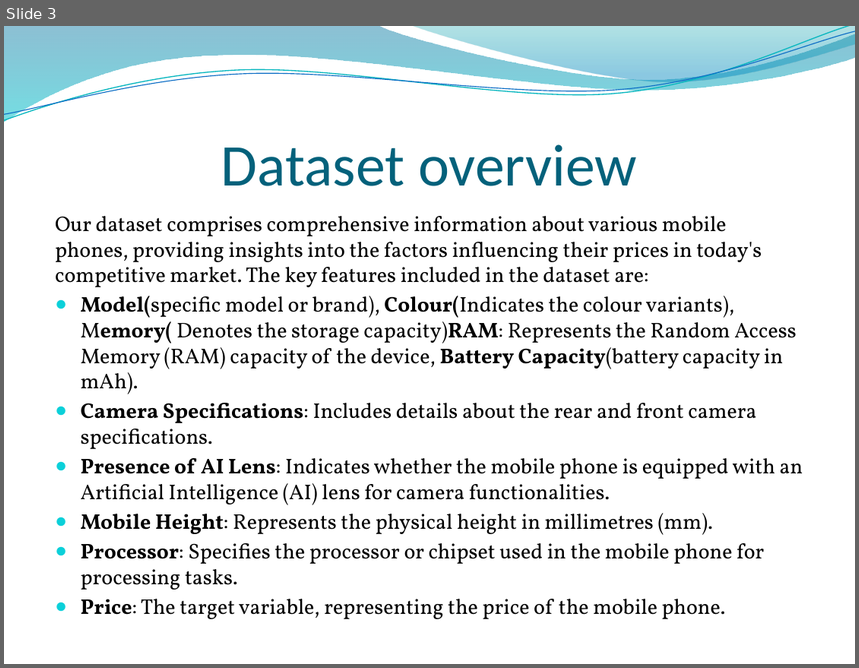
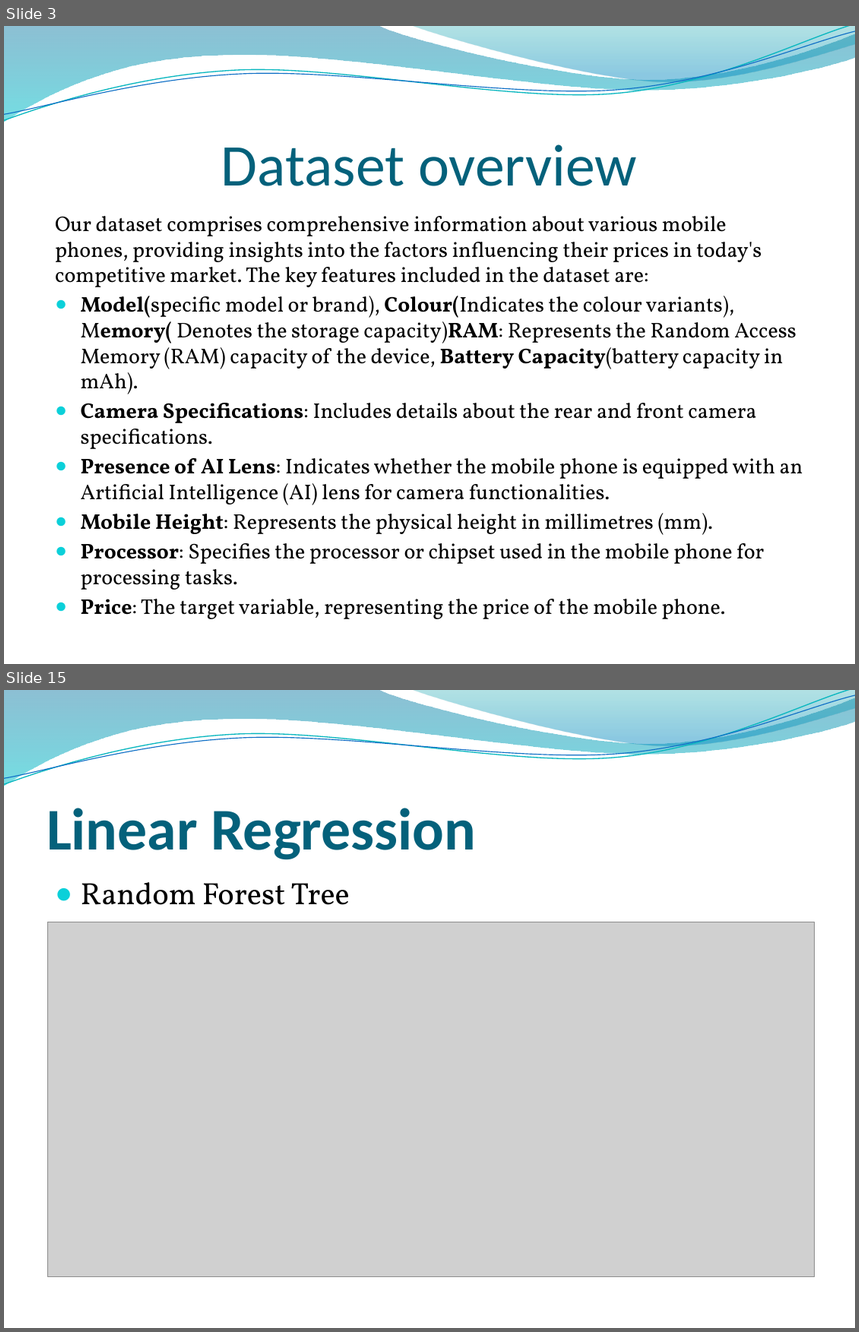
Before and after one commit to bhp001/Price-Prediction-for-Mobile-Phones, a slide deck: Price Prediction for Mobile Phones.pptx. Shown one above the other, each under a label of ours: slide 3 before the commit, slides 3 and 15 after it; the slides between them are not shown. The pictures are 859x668 and 859x1332 pixels, drawn with LibreOffice and Linux fonts; fonts in the diff are those of the drawing; grey boxes stand for pictures; background and template pictures are left out. Boxes give left, top, right and bottom in pixels: in the first picture for what was removed or moved away, otherwise in the second. Text is boxed around its words. In the diff, an @@ line names an element or a change of style, - is before the commit and + after.

```diff
--- a/Price Prediction for Mobile Phones.pptx
+++ b/Price Prediction for Mobile Phones.pptx
@@ slide 15 added at [4, 690, 855, 1328], background picture (left out); not listed: 4 template elements that a slide beside it also shows @@
@@ title added at [47, 808, 476, 860], 50 pt, text #04617B, bold @@
+Linear Regression
@@ text added at [81, 882, 350, 905], 26 pt, text #000000 @@
+● Random Forest Tree
@@ picture added at [47, 923, 814, 1277] @@
```
Also in this commit, not shown: 2 slides changed, 11 other slides added.
